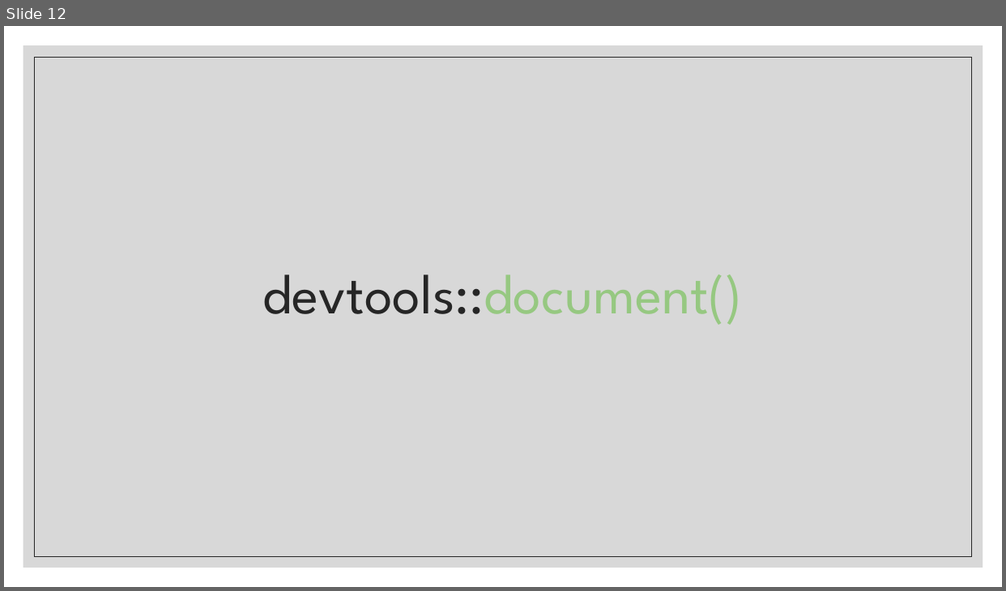
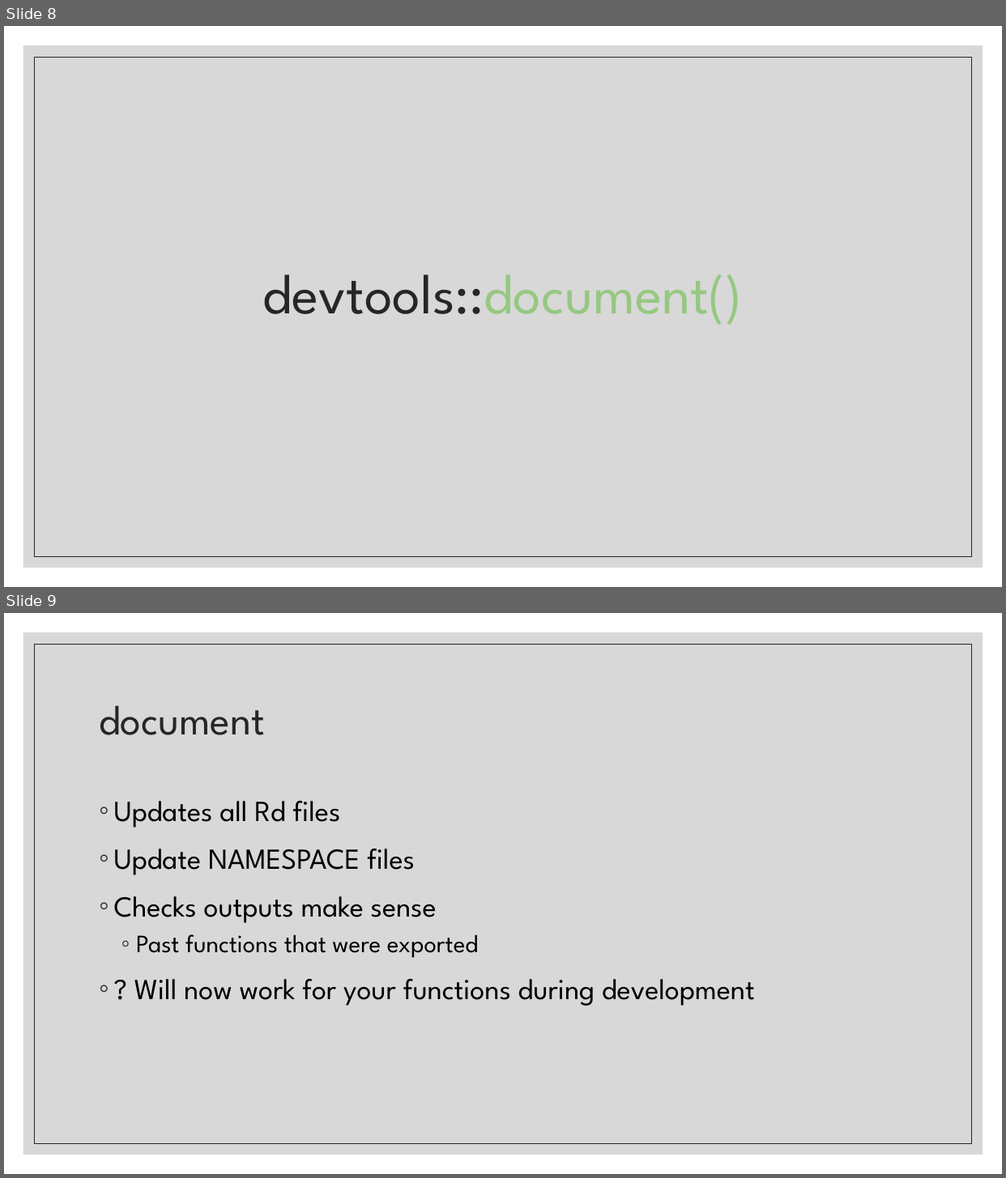
Before and after one commit to FredHutch/R_Package_Validation_Tutorial, a slide deck: Slides/Slides-02-Package_Elements_and_Structure/Slides-02-02-Package Documentation/Slides-02-02-Package_Documentation.pptx. Shown one above the other, each under a label of ours: slide 12 before the commit, slides 8 and 9 after it. The pictures are 1006x591 and 1006x1178 pixels, drawn with LibreOffice and Linux fonts; fonts in the diff are those of the drawing. Boxes give left, top, right and bottom in pixels: in the first picture for what was removed or moved away, otherwise in the second. Text is boxed around its words. In the diff, an @@ line names an element or a change of style, - is before the commit and + after.

Commit message:
complete draft of S-02-02-Package Documentation

```diff
--- a/Slides/Slides-02-Package_Elements_and_Structure/Slides-02-02-Package Documentation/Slides-02-02-Package_Documentation.pptx
+++ b/Slides/Slides-02-Package_Elements_and_Structure/Slides-02-02-Package Documentation/Slides-02-02-Package_Documentation.pptx
@@ slide 9 added at (4, 613, 1002, 1174), background #FFFFFF; not listed: 2 template elements that a slide beside it also shows @@
@@ title added at (99, 705, 265, 735), 40 pt, text #262626 @@
+document
@@ text added at (114, 801, 755, 1006), 28 pt, text #000000 @@
+◦ Updates all Rd files
+◦ Update NAMESPACE files
+◦ Checks outputs make sense
+  ◦ Past functions that were exported
+◦ ? Will now work for your functions during development
@@ what was slide 12 is now slide 8 @@
```
Also in this commit, not shown: 3 slides changed, 7 other slides added, 6 slides removed, 1 other file.
